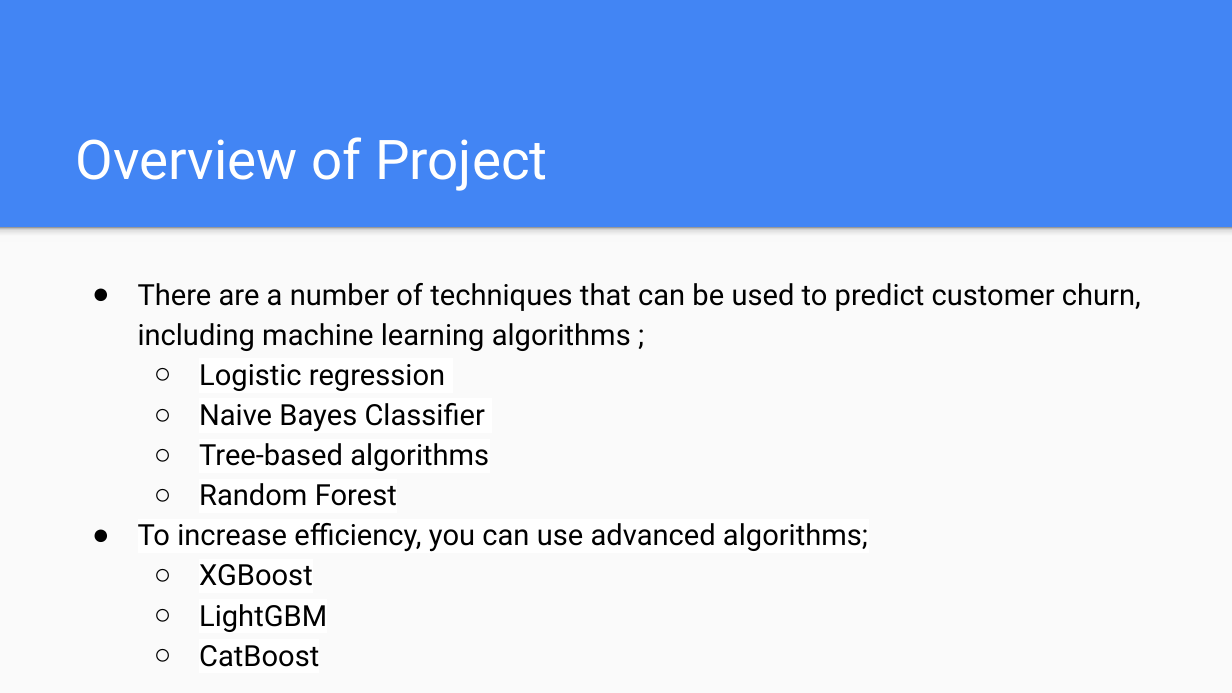
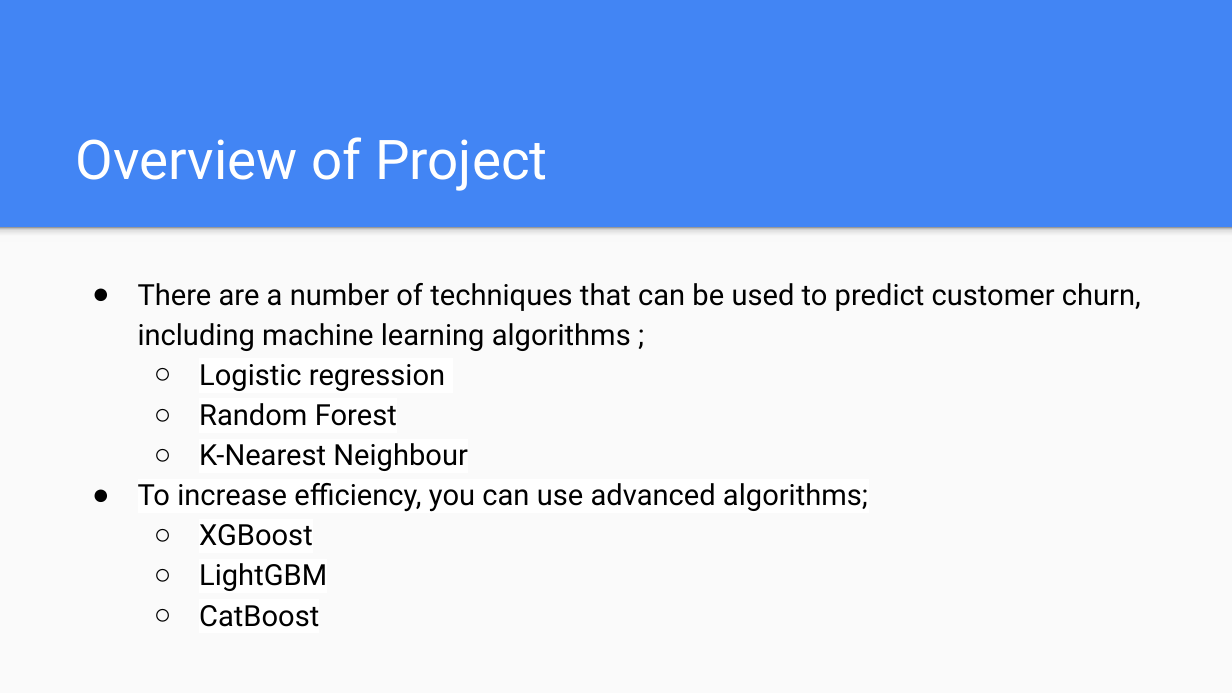
Before and after one commit to apakuki/FinTechBC-Project2, a slide deck: slide 3 of Customer Churn Prediction.pptx. Drawn at 1232x693 pixels with LibreOffice and Linux fonts; fonts in the diff are those of the drawing. Boxes give left, top, right and bottom in pixels: in the first picture for what was removed or moved away, otherwise in the second. Text is boxed around its words. In the diff, an @@ line names an element or a change of style, - is before the commit and + after.

```diff
--- a/Customer Churn Prediction.pptx
+++ b/Customer Churn Prediction.pptx
@@ text at [199, 403, 489, 471]: paragraphs removed @@
-  ○ Naive Bayes Classifier
-  ○ Tree-based algorithms
@@ text at [199, 443, 468, 471]: paragraph added @@
+  ○ K-Nearest Neighbour
```
Also in this commit, not shown: 8 other slides changed, 4 slides added, 4 slides removed, 8 other files.
